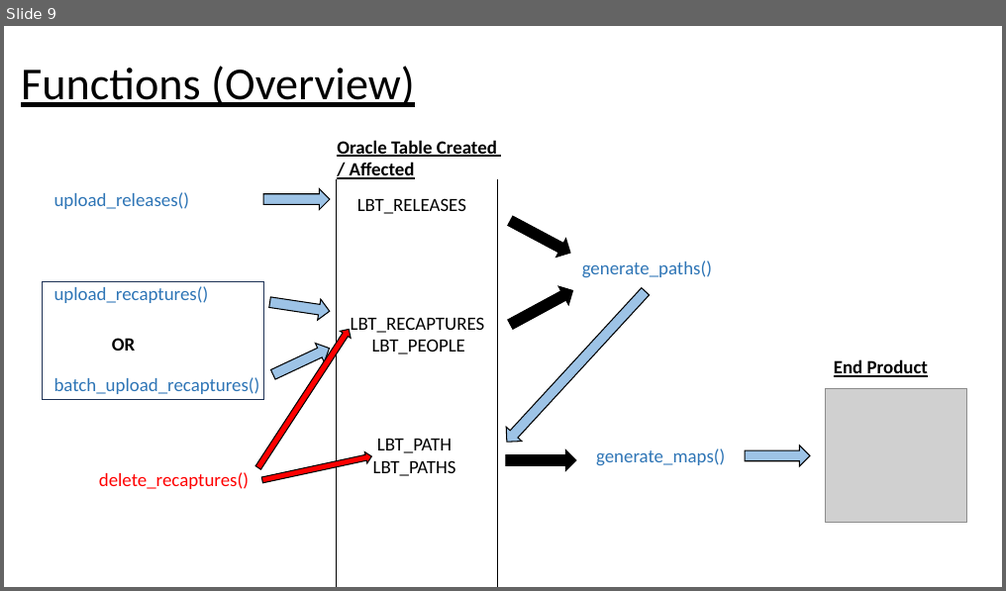
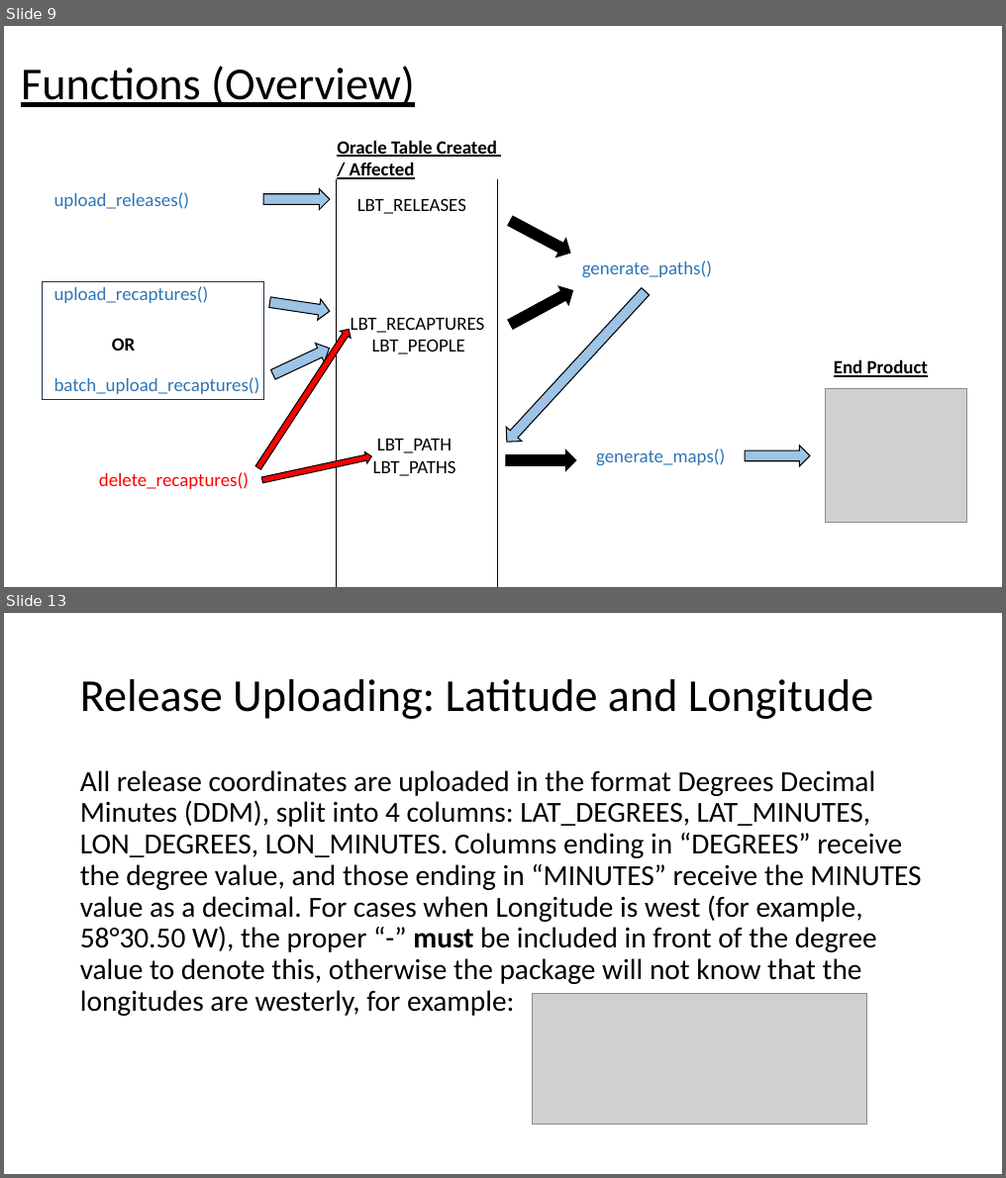
Before and after one commit to LobsterScience/LobTag2, a slide deck: app.files/user_guide.pptx. Shown one above the other, each under a label of ours: slide 9 before the commit, slides 9 and 13 after it; the slides between them are not shown. The pictures are 1006x591 and 1006x1178 pixels, drawn with LibreOffice and Linux fonts; fonts in the diff are those of the drawing; grey boxes stand for pictures. Boxes give left, top, right and bottom in pixels: in the first picture for what was removed or moved away, otherwise in the second. Text is boxed around its words. In the diff, an @@ line names an element or a change of style, - is before the commit and + after.

```diff
--- a/app.files/user_guide.pptx
+++ b/app.files/user_guide.pptx
@@ slide 13 added at [4, 613, 1002, 1174], background #FFFFFF @@
@@ title added at [80, 679, 873, 719], 44 pt, text #000000 @@
+Release Uploading: Latitude and Longitude
@@ text added at [80, 770, 921, 1016], 28 pt, text #000000 @@
+All release coordinates are uploaded in the format Degrees Decimal Minutes (DDM), split into 4 columns: LAT_DEGREES, LAT_MINUTES, LON_DEGREES, LON_MINUTES. Columns ending in “DEGREES” receive the degree value, and those ending in “MINUTES” receive the MINUTES value as a decimal. For cases when Longitude is west (for example, 58°30.50 W), the proper “-” must be included in front of the degree value to denote this, otherwise the package will not know that the longitudes are westerly, for example:
@@ picture added at [532, 994, 867, 1124] @@
```
Also in this commit, not shown: 3 slides changed, 13 other slides added, 1 other file.
